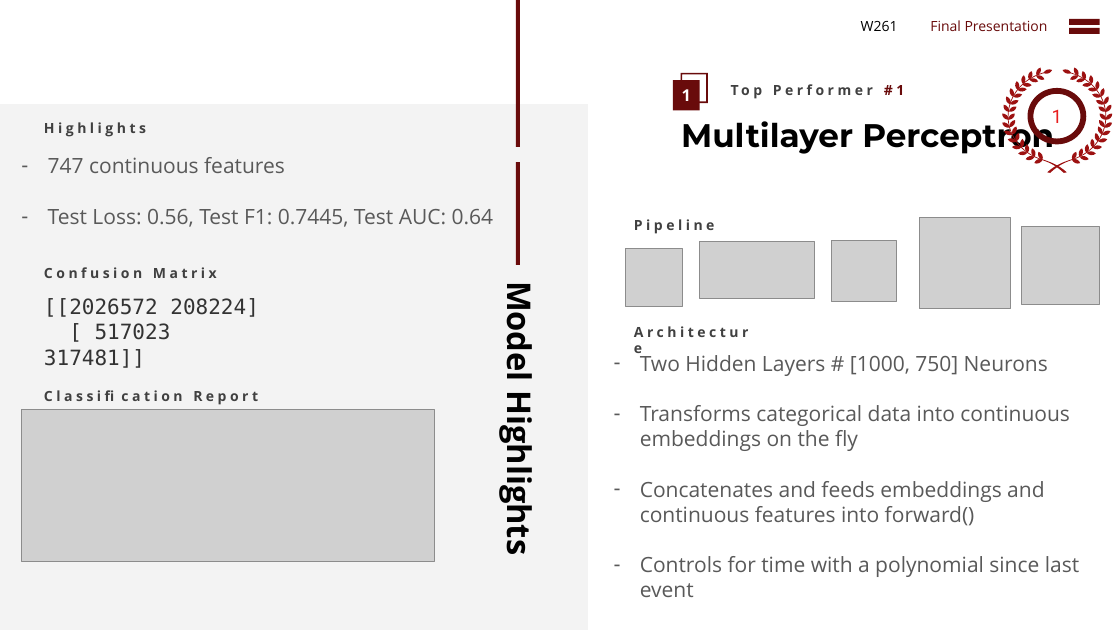
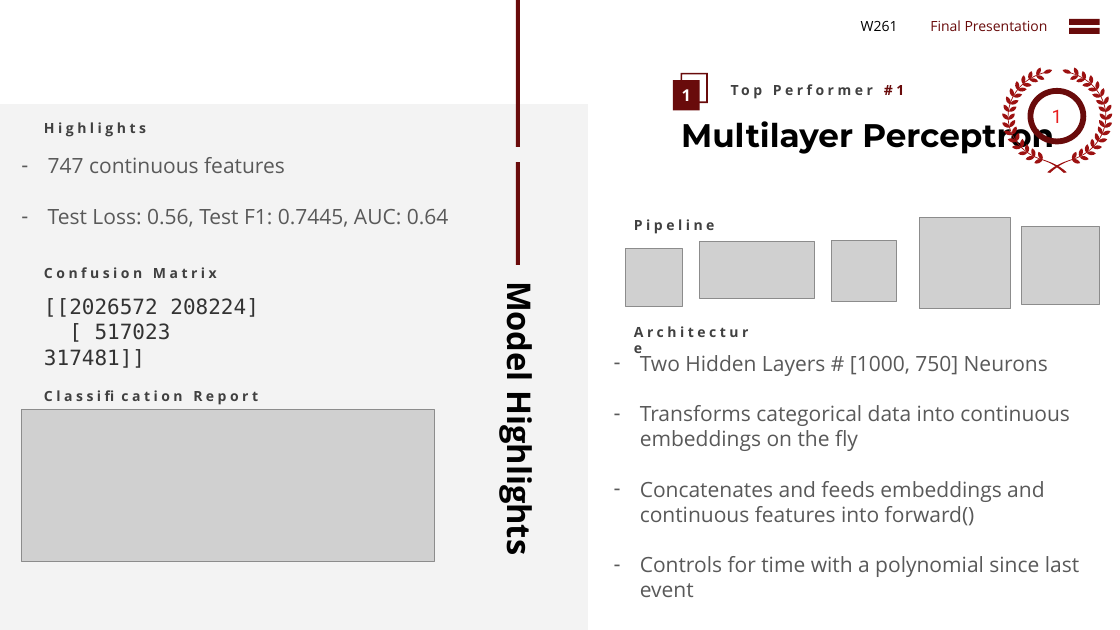
Before and after one commit to cbenge509/flightsontime, a slide deck: slide 33 of presentation/Delayed Flights Prediction - Final.pptx (slide 26 before the commit). Drawn at 1120x630 pixels with LibreOffice and Linux fonts; fonts in the diff are those of the drawing; grey boxes stand for pictures. Boxes give left, top, right and bottom in pixels: in the first picture for what was removed or moved away, otherwise in the second. Text is boxed around its words. In the diff, an @@ line names an element or a change of style, - is before the commit and + after.

```diff
--- a/presentation/Delayed Flights Prediction - Final.pptx
+++ b/presentation/Delayed Flights Prediction - Final.pptx
@@ text at (x1=48, y1=209, x2=449, y2=227): text changed @@
-– Test Loss: 0.56, Test F1: 0.7445, Test AUC: 0.64
+– Test Loss: 0.56, Test F1: 0.7445, AUC: 0.64
```
Also in this commit, not shown: 4 other slides changed, 3 slides added.
